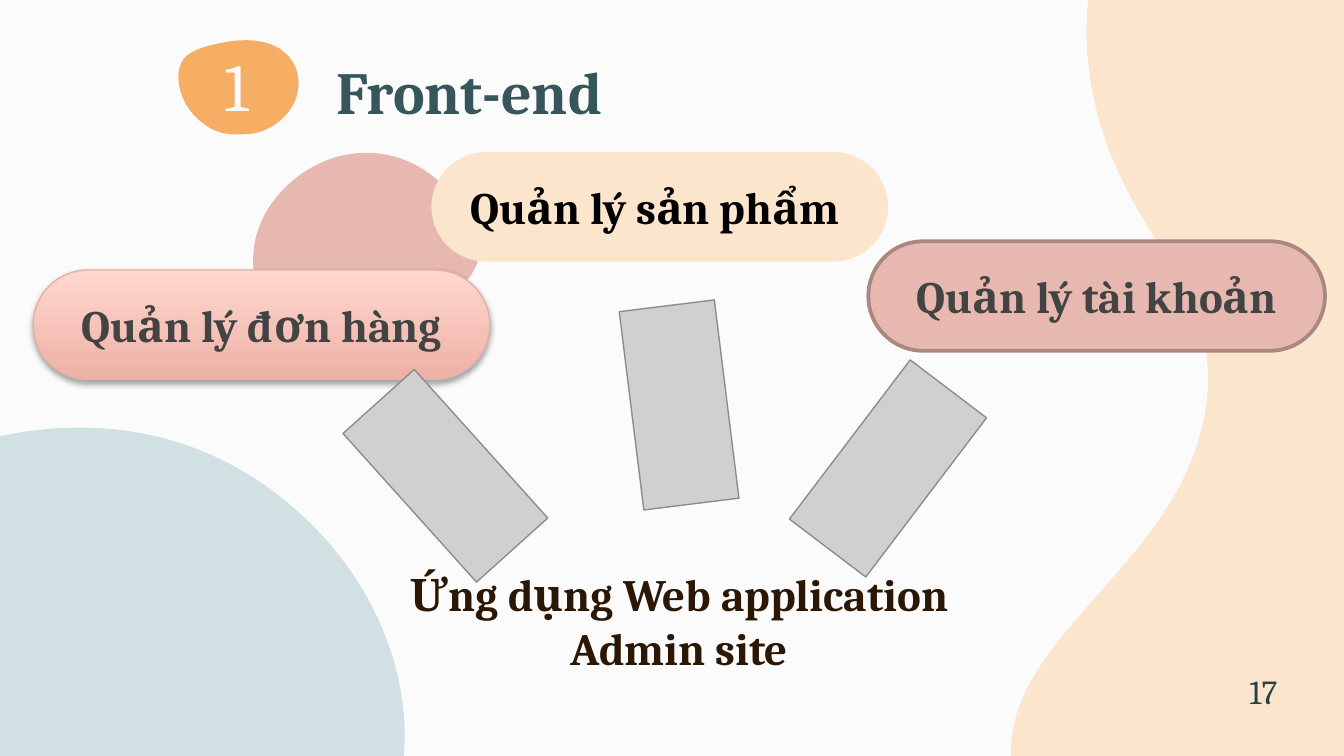
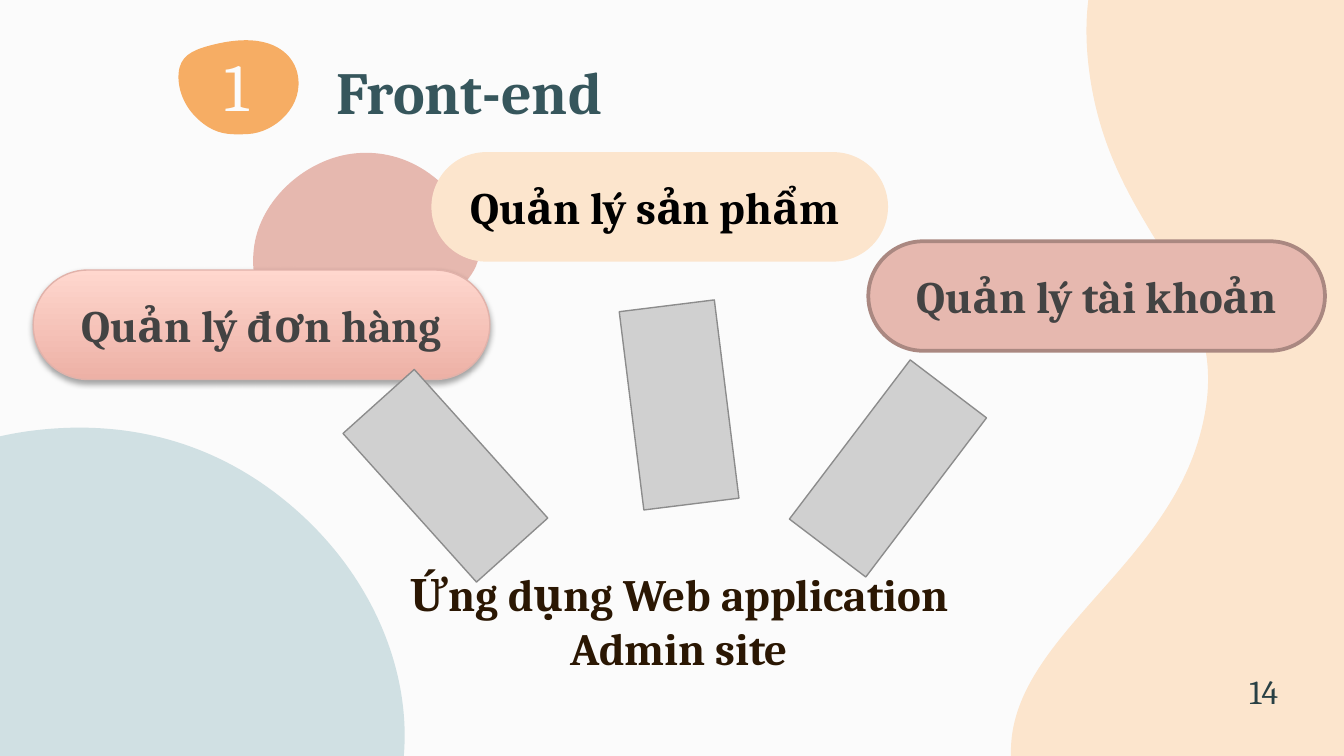
Before and after one commit to Lenguyenhieu1605/mypham, a slide deck: slide 15 of Bang_chinh_thuc/17110109_17110133_TLCN_WebsiteBanMyPham.pptx (slide 18 before the commit). Drawn at 1344x756 pixels with LibreOffice and Linux fonts; fonts in the diff are those of the drawing; grey boxes stand for pictures. Boxes give left, top, right and bottom in pixels: in the first picture for what was removed or moved away, otherwise in the second. Text is boxed around its words. In the diff, an @@ line names an element or a change of style, - is before the commit and + after.

```diff
--- a/Bang_chinh_thuc/17110109_17110133_TLCN_WebsiteBanMyPham.pptx
+++ b/Bang_chinh_thuc/17110109_17110133_TLCN_WebsiteBanMyPham.pptx
@@ text at box(1249, 681, 1278, 704): text changed @@
-17
+14
```
Also in this commit, not shown: 15 other slides changed, 3 slides removed.
